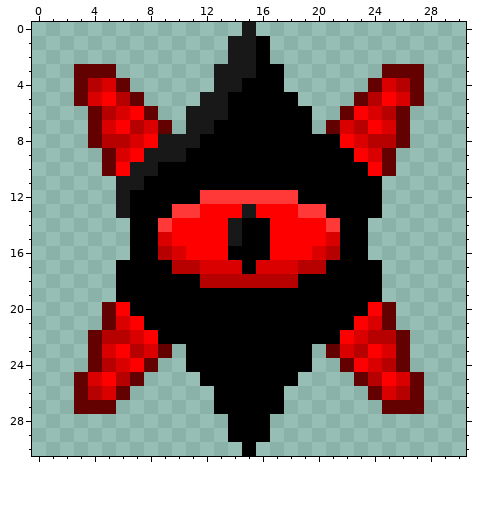
Two states of a pixel-art sprite, Items/Zero/BadgeOfGloom.png. Above, as it was before the edit.
The file is 62x62 pixels, drawn in blocks of 2x2; one block is one cell here. Colours within 5 levels of each other are drawn and written as one.
After:
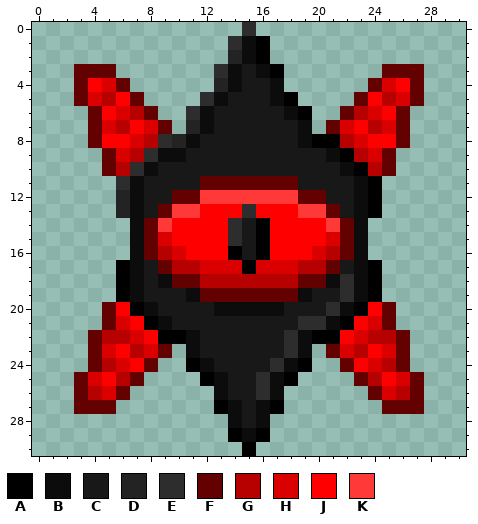
Palette (. is transparent): A #000000  B #0c0c0c  C #181818  D #232323  E #2d2d2d  F #630000  G #b70000  H #db0000  J #ff0000  K #ff3838
From old to new:
The author changed colour A to colour B in row 3 at x 16; in rows 4 to 5 at x 17; in row 6 at x 18; in rows 7 to 8 at x 19; in row 9 at x 21; in row 10 at x 22.
The author changed colour A to colour B in row 11 at x 23; in rows 12 to 17 at x 7 and 23; in row 18 at x 7, 9, 21 and 23; in row 19 at x 7, 11, 19 and 23; in row 20 at x 8, 13 to 17 and 22; in row 21 at x 9 and 21.
The author changed colour A to colour B in rows 22 to 23 at x 11 and 19; in row 24 at x 12 and 18; in rows 25 to 26 at x 13 and 17; in rows 27 to 28 at x 14 and 16; in row 29 at x 15.
The author changed colour C to colour B in rows 1 to 2 at x 15; in rows 3 to 4 at x 14; in row 5 at x 13; in rows 6 to 7 at x 12; in row 8 at x 11; in row 9 at x 9 to 10.
The author changed colour C to colour B in row 10 at x 8; in row 11 at x 7.
The author changed colour A to colour C in row 4 at x 15 to 16; in row 5 at x 14 to 16; in row 6 at x 14 to 17; in row 7 at x 13 to 18; in row 8 at x 12 to 18; in row 9 at x 11 to 20.
The author changed colour A to colour C in row 10 at x 9 to 21; in row 11 at x 8 to 11 and 19 to 22; in row 12 at x 8 to 9 and 21 to 22; in row 13 at x 8 and 22; in rows 14 to 16 at x 15; in row 17 at x 8 and 22.
The author changed colour A to colour C in row 18 at x 8; in row 19 at x 8 to 10 and 20 to 21; in row 20 at x 9 to 12 and 18 to 20; in row 21 at x 10 to 18; in rows 22 to 23 at x 12 to 17; in row 24 at x 13 to 16.
The author changed colour A to colour C in rows 25 to 26 at x 14 to 15; in rows 27 to 28 at x 15.
The author changed colour C to colour D in row 2 at x 14; in row 4 at x 13; in row 7 at x 11; in row 8 at x 10; in rows 12 to 13 at x 6.
The author changed colour A to colour E in rows 18 to 19 at x 22; in row 20 at x 21; in row 21 at x 19 to 20; in rows 22 to 23 at x 18; in row 24 at x 17; in rows 25 to 26 at x 16.
The author changed colour C to colour E in row 0 at x 15; in row 1 at x 14; in row 3 at x 13; in row 5 at x 12; in row 6 at x 11; in row 8 at x 9.
The author changed colour C to colour E in row 9 at x 8; in row 10 at x 7; in row 11 at x 6; in row 13 at x 15; in rows 14 to 15 at x 14.
The author changed colour A to colour F in row 11 at x 12 to 18; in row 12 at x 10 to 11 and 19 to 20; in row 13 at x 9 and 21; in rows 14 to 16 at x 8 and 22; in row 17 at x 9 and 21; in row 18 at x 10 to 11 and 19 to 20.
The author changed colour A to colour F in row 19 at x 12 to 18.
The author changed colour J to colour G in row 5 at x 5 and 25; in row 6 at x 7 and 23; in row 7 at x 6 and 24; in row 8 at x 8 and 22; in row 9 at x 7 and 23; in row 10 at x 6 and 24.
The author changed colour G to colour J in row 4 at x 4 and 26; in row 5 at x 6 and 24; in row 6 at x 5 and 25; in row 7 at x 7 and 23; in row 8 at x 5 to 6 and 24 to 25.
Boxes around the changes in both pictures, in picture pixels (x1, y1, x2, y2):
changed: (88, 22, 410, 442)
